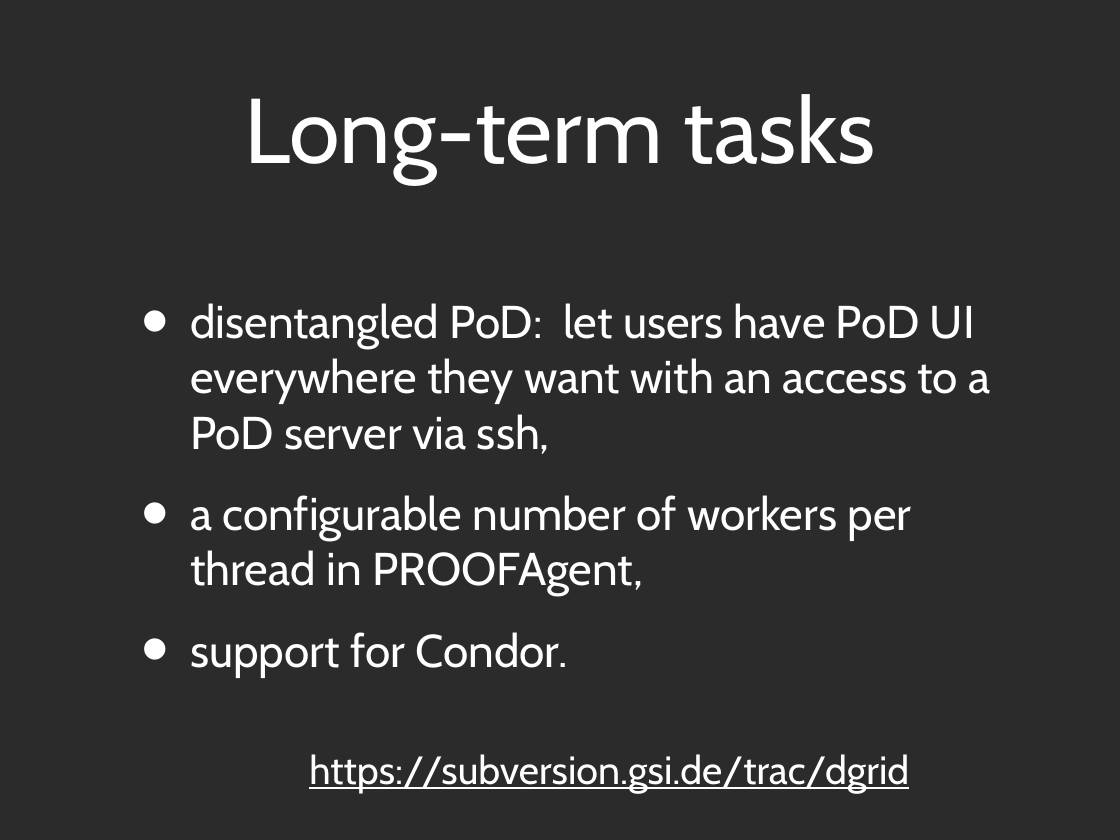
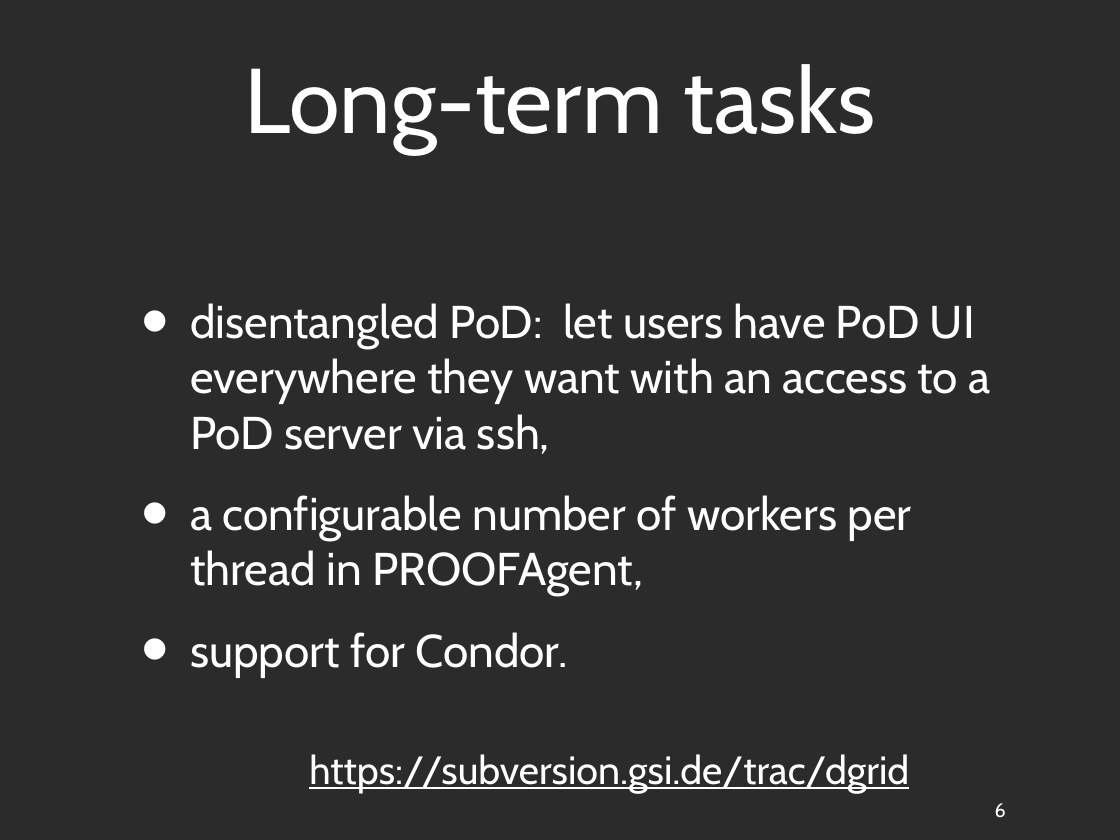
Before and after one commit to AnarManafov/PoDDocumentation, a slide deck: slide 6 of ALICE Offlineweek/PoD_ALICE_Offline_06_2009.ppt. Drawn at 1120x840 pixels with LibreOffice and Linux fonts; fonts in the diff are those of the drawing; background and template pictures are left out; a plain dark background stands for a picture behind light text. Boxes give left, top, right and bottom in pixels: in the first picture for what was removed or moved away, otherwise in the second. Text is boxed around its words. In the diff, an @@ line names an element or a change of style, - is before the commit and + after.

```diff
--- a/ALICE Offlineweek/PoD_ALICE_Offline_06_2009.ppt
+++ b/ALICE Offlineweek/PoD_ALICE_Offline_06_2009.ppt
@@ title "Long-term tasks": place and size @@
-title "Long-term tasks" at (244,94,876,184)
+title "Long-term tasks" at (244,64,876,154)
@@ page number added at (995,803,1006,818), 18 pt, text #FFFFFF @@
+6
```
Also in this commit, not shown: 5 other slides changed, 2 other files.
